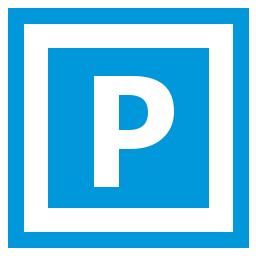
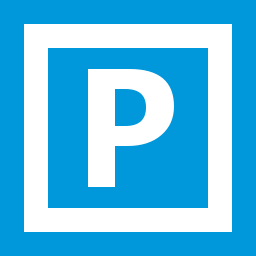
Comparing the layer stacks of the two 256 x 256 images. Changes:
painted on "P" over [88, 69, 174, 187]
removed layer "inner" over [88, 48, 209, 208]
added layer "Inner Background" above "Border" over [88, 69, 174, 187]
added layer "Border" above "Background" over [88, 48, 209, 208]
painted on "Background" over [0, 0, 256, 256]
removed layer "bg" over [88, 24, 233, 232]
